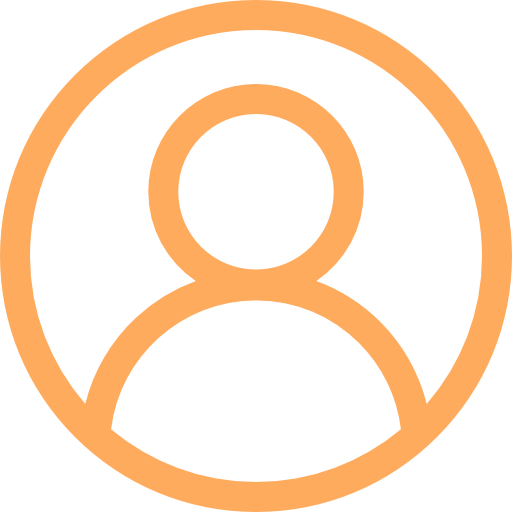
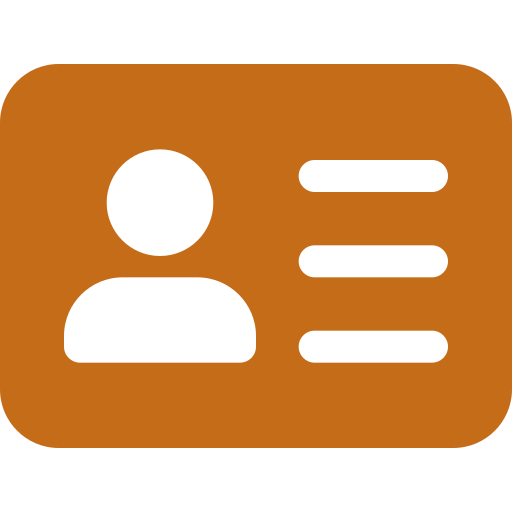
Layers edited between the first and the second 512 x 512 image:
added layer "People" in group "Группа 1" over box(0, 64, 512, 448)
hid "Account" over box(0, 0, 512, 512)
